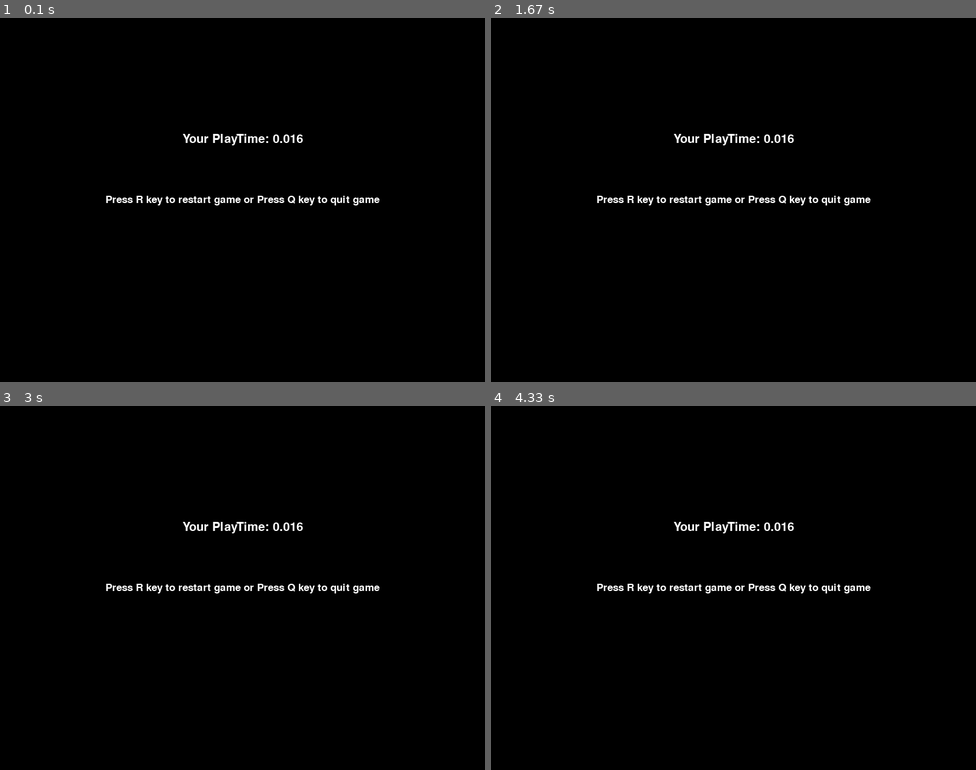
Above: before the commit, frames 1-4 (two rows, left to right).
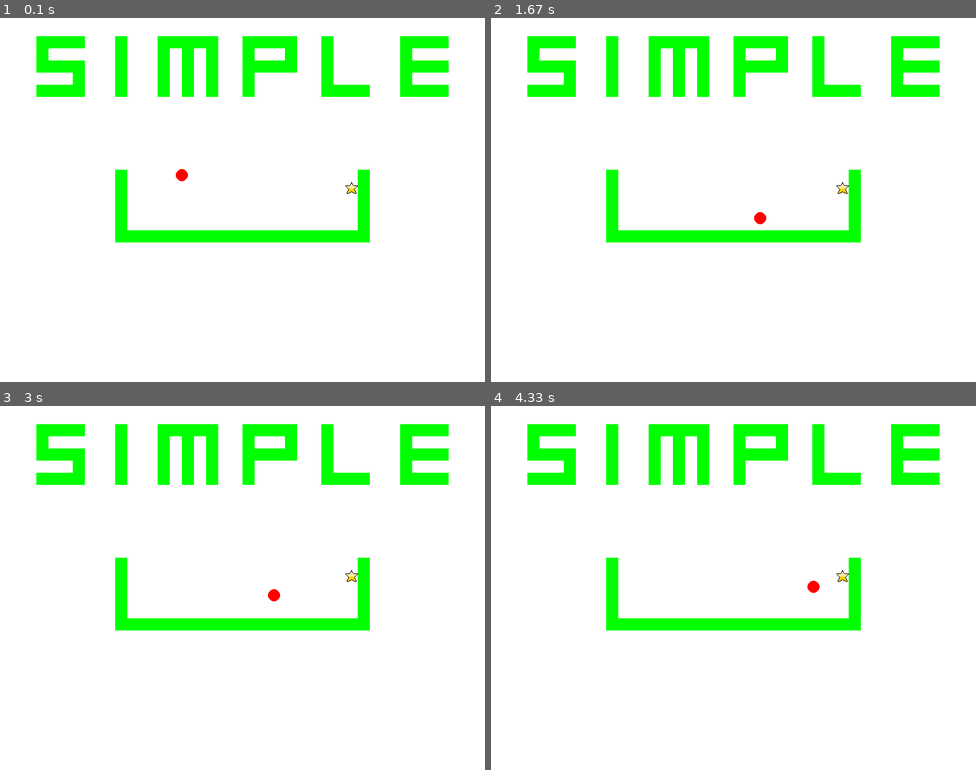
Above: after the commit, the same moments.

Repository: TeshShin/OpenGL_with_Pygame_programming
Game: pygame game, started from 개인프로젝트/bounceball/bounceball.py
Two runs of this game, one before a commit and one after it. Both use one fixed random seed, a clock stepped at 60 frames per second and the inputs below.
Inputs:
- Up to frame 1 (0.1 s): no input
- Up to frame 2 (1.67 s): hold Right 0.33-0.8 s; hold Right 0.83-1.3 s; hold Left from 1.33 s (still down)
- Up to frame 3 (3 s): release Left at 1.87 s; hold Left 1.9-2.3 s; hold Right 2.33-2.97 s
- Up to frame 4 (4.33 s): hold Left 3-3.47 s; hold Right 3.5-3.97 s; hold Right from 4 s (still down)

The runs differ from the first frame. In frame 1, 100% of the frame differs, in the area x 0-100%, y 0-100%; in frame 2, 100%; in frame 3, 100%; in frame 4, 100%.

Commit message:
바운스볼 실행파일 완성

Diff:
--- a/개인프로젝트/bounceball/bounceball.py
+++ b/개인프로젝트/bounceball/bounceball.py
@@ -129,8 +129,8 @@
 spike_list = []
 goals = 0
 # 다른 스테이지부터 로드하고 싶다면
-stage = 7 # 스테이지 숫자를 바꾸고 (초기 1)
-loadstage = True # 로드 스테이지를 True로 하면 된다. (초기 False)
+stage = 1 # 스테이지 숫자를 바꾸고 (초기 1)
+loadstage = False # 로드 스테이지를 True로 하면 된다. (초기 False)
 stageclear = False
 getendtime = False
 gameover = False
@@ -450,8 +450,8 @@
             screen.fill(BLACK)
             showtime = pygame.font.SysFont('comicsans', 30).render("Your PlayTime: " + str(playtime / 1000), True, WHITE)
             showtimerect = showtime.get_rect()
-            showtimerect.center = (400, 200)
-            selectgame = pygame.font.SysFont('comicsans', 25).render("Press R key to restart game or Press Q key to quit game", True, WHITE)
+            showtimerect.center = (400, 250)
+            selectgame = pygame.font.SysFont('comicsans', 20).render("Press R key to restart game or Press Q key to quit game", True, WHITE)
             selectgamerect = selectgame.get_rect()
             selectgamerect.center = (400, 300)
             screen.blit(showtime, showtimerect)
Not shown, added: 개인프로젝트/bounceball/bounceball.exe
